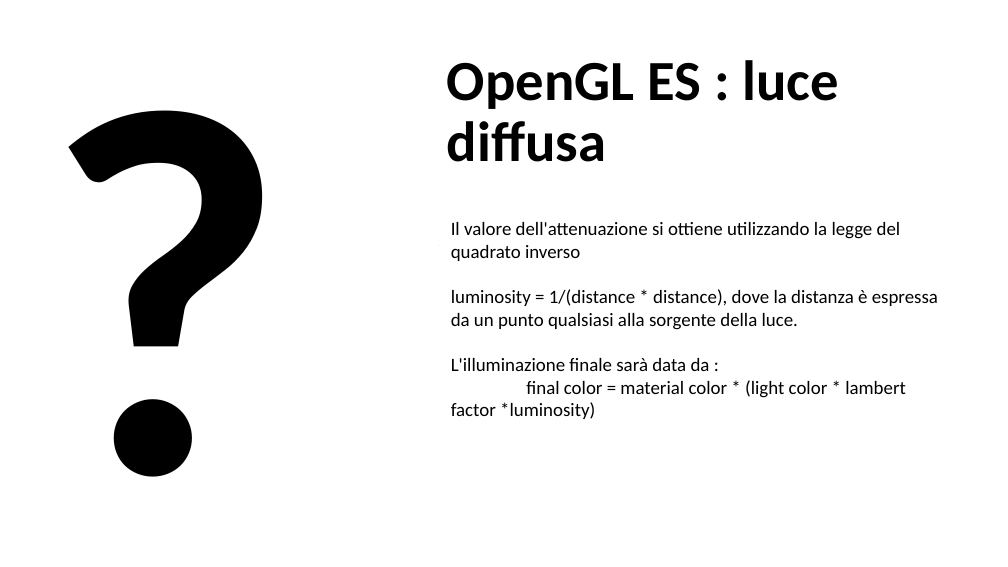
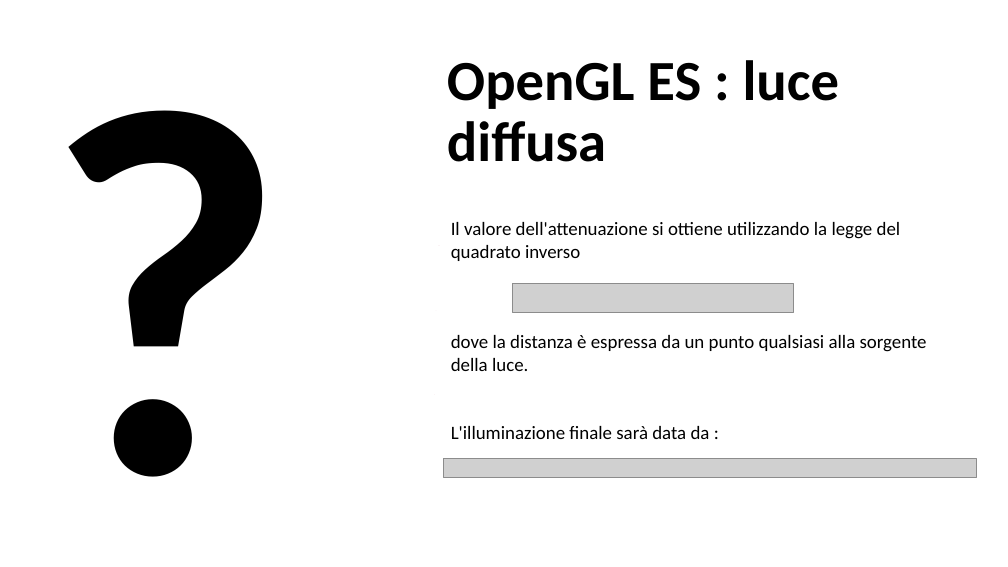
Before and after one commit to AntonioDOrazio/MobileProgramming_OpenGL, a slide deck: slide 49 of Materiale/BozzaOpenGL.pptx. Drawn at 1008x567 pixels with LibreOffice and Linux fonts; fonts in the diff are those of the drawing; grey boxes stand for pictures. Boxes give left, top, right and bottom in pixels: in the first picture for what was removed or moved away, otherwise in the second. Text is boxed around its words. In the diff, an @@ line names an element or a change of style, - is before the commit and + after.

```diff
--- a/Materiale/BozzaOpenGL.pptx
+++ b/Materiale/BozzaOpenGL.pptx
@@ free "Il valore dell'attenuazione si ottiene ...": place and size @@
-free "Il valore dell'attenuazione si ottiene ..." at [443,213,947,561]
+free "Il valore dell'attenuazione si ottiene ..." at [443,213,947,541]
@@ picture added at [512,283,793,312] @@
@@ text in free at [451,335,927,371]: text changed @@
-luminosity = 1/(distance * distance), dove la distanza è espressa da un punto qualsiasi alla sorgente della luce.
+dove la distanza è espressa da un punto qualsiasi alla sorgente della luce.
@@ text in free at [451,380,906,419]: paragraph removed @@
-final color = material color * (light color * lambert factor *luminosity)
@@ picture added at [443,459,976,478] @@
```
Also in this commit, not shown: 2 other slides changed.
